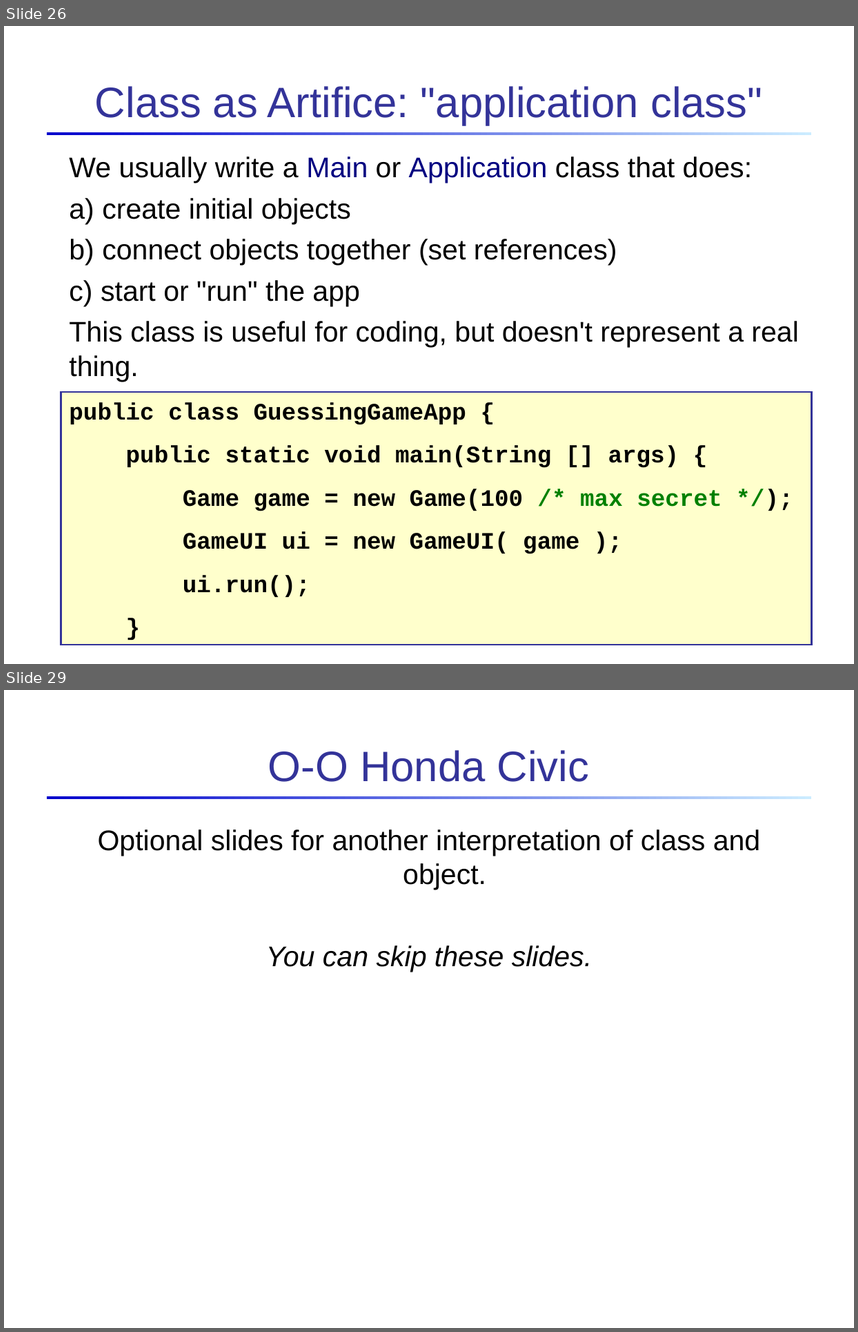
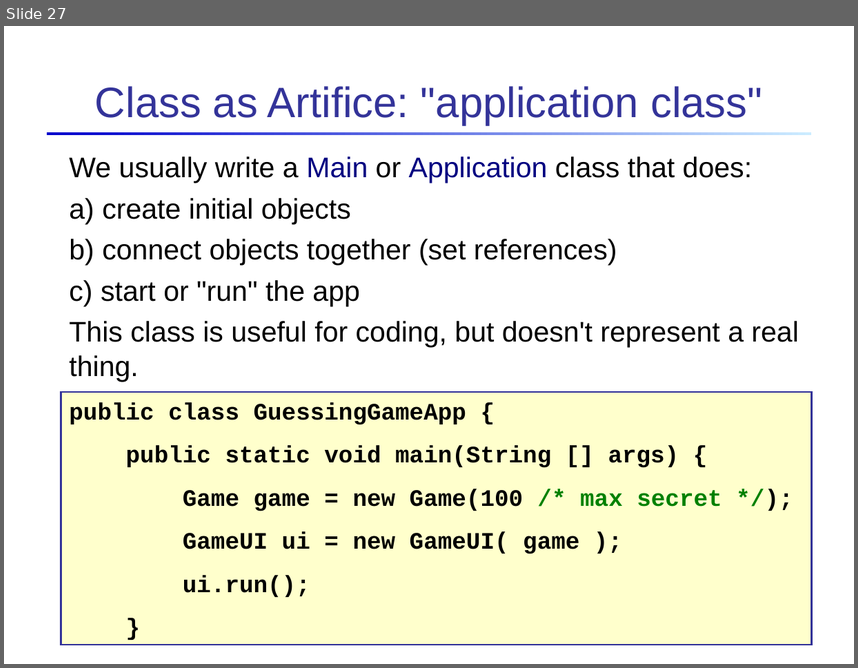
Before and after one commit to skeoop/skeoop.github.io, a slide deck: week1/3a-Introduction-to-Objects.ppt. Shown one above the other, each under a label of ours: slides 26 and 29 before the commit, slide 27 after it; the slides between them are not shown. The pictures are 858x1332 and 858x668 pixels, drawn with LibreOffice and Linux fonts; fonts in the diff are those of the drawing. Boxes give left, top, right and bottom in pixels: in the first picture for what was removed or moved away, otherwise in the second. Text is boxed around its words. In the diff, an @@ line names an element or a change of style, - is before the commit and + after.

```diff
--- a/week1/3a-Introduction-to-Objects.ppt
+++ b/week1/3a-Introduction-to-Objects.ppt
@@ slide 29 removed at bbox=[4, 690, 854, 1328], background #FFFFFF; not listed: 1 template element that a slide beside it also shows @@
@@ title removed at bbox=[268, 750, 589, 782] @@
-O-O Honda Civic
@@ text removed at bbox=[98, 829, 761, 972] @@
-Optional slides for another interpretation of class and object.
-You can skip these slides.
@@ what was slide 26 is now slide 27 @@
```
Also in this commit, not shown: 16 slides changed, 4 other slides removed, 12 other files.
